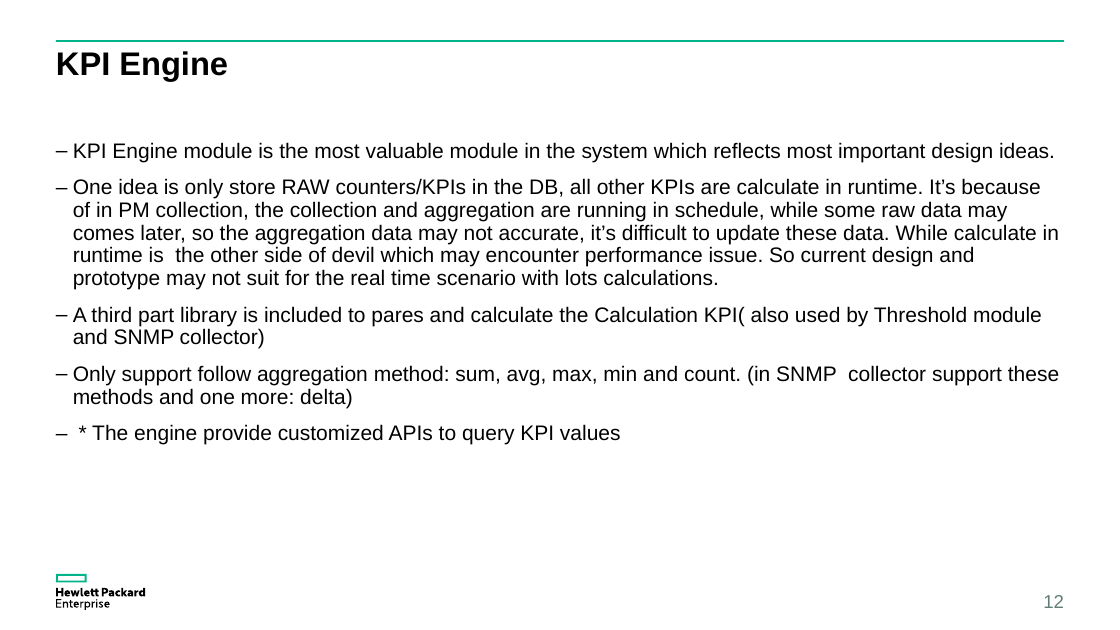
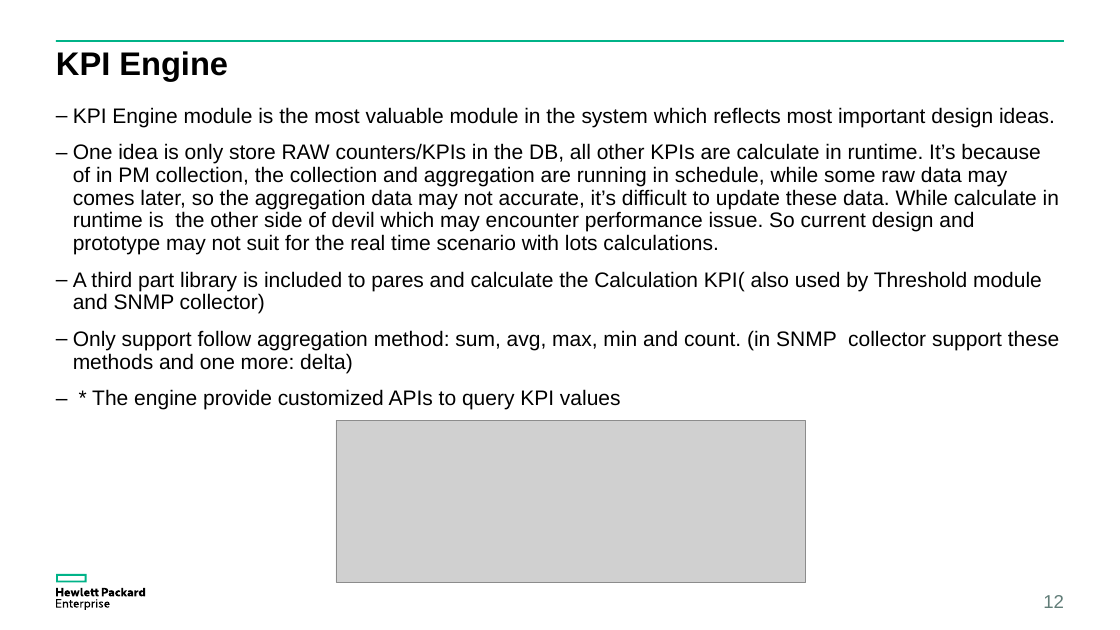
Before and after one commit to yzgang76/MPM, a slide deck: slide 12 of doc/OSSP V2.pptx. Drawn at 1120x630 pixels with LibreOffice and Linux fonts; fonts in the diff are those of the drawing; grey boxes stand for pictures. Boxes give left, top, right and bottom in pixels: in the first picture for what was removed or moved away, otherwise in the second. Text is boxed around its words. In the diff, an @@ line names an element or a change of style, - is before the commit and + after.

```diff
--- a/doc/OSSP V2.pptx
+++ b/doc/OSSP V2.pptx
@@ text "KPI Engine module is the ...": place and size @@
-text "KPI Engine module is the ..." at bbox=[73, 142, 1059, 445]
+text "KPI Engine module is the ..." at bbox=[73, 107, 1059, 410]
@@ picture added at bbox=[336, 420, 805, 582] @@
```
Also in this commit, not shown: 3 other slides changed, 1 slide added, 1 slide removed.
